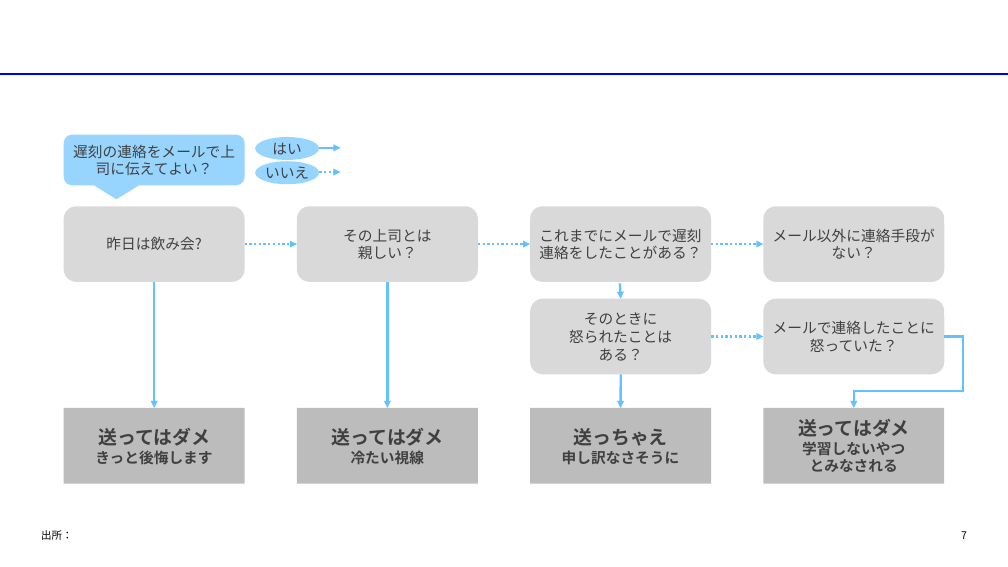
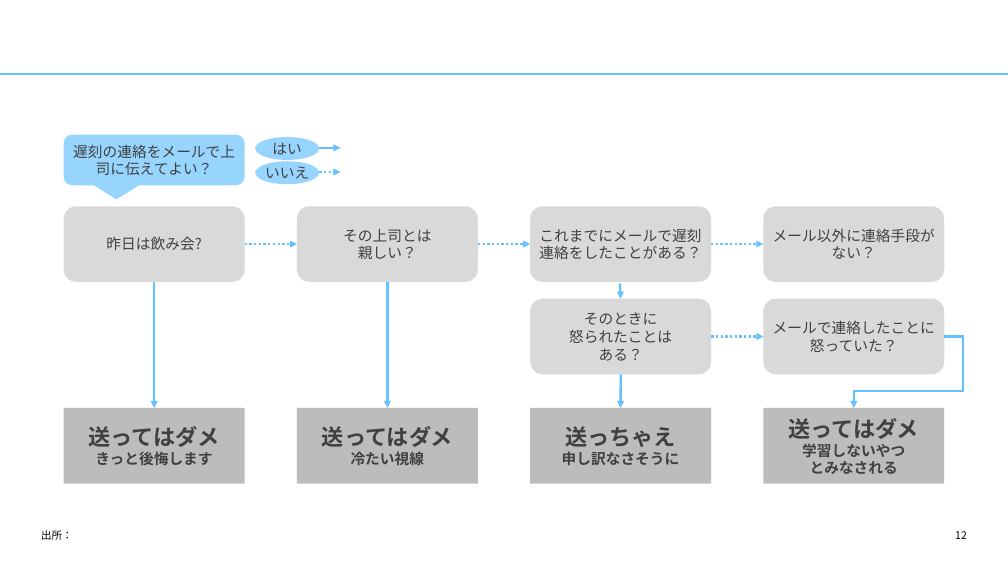
Before and after one commit to yuzucha16/dotfiles, a slide deck: slide 12 of office/Blank.potx (slide 7 before the commit). Drawn at 1008x567 pixels with LibreOffice and Linux fonts; fonts in the diff are those of the drawing. Boxes give left, top, right and bottom in pixels: in the first picture for what was removed or moved away, otherwise in the second. Text is boxed around its words. In the diff, an @@ line names an element or a change of style, - is before the commit and + after.

```diff
--- a/office/Blank.potx
+++ b/office/Blank.potx
@@ line (0, 74) - (1008, 74): stroke #0000FF 2.25 pt to #63C1FF 2.25 pt @@
@@ text in rectangle at box(788, 418, 919, 439): size 18 to 21.2 pt in "送ってはダメ" @@
@@ text in rectangle at box(89, 426, 220, 447): size 18 to 21.2 pt in "送ってはダメ" @@
@@ text in rectangle at box(322, 426, 453, 447): size 18 to 21.2 pt in "送ってはダメ" @@
@@ text in rectangle at box(565, 426, 676, 447): size 18 to 21.2 pt in "送っちゃえ" @@
@@ page number at box(955, 531, 967, 539): text changed @@
-7
+12
```
Also in this commit, not shown: 6 other slides changed, 5 slides added, 1 other file.
